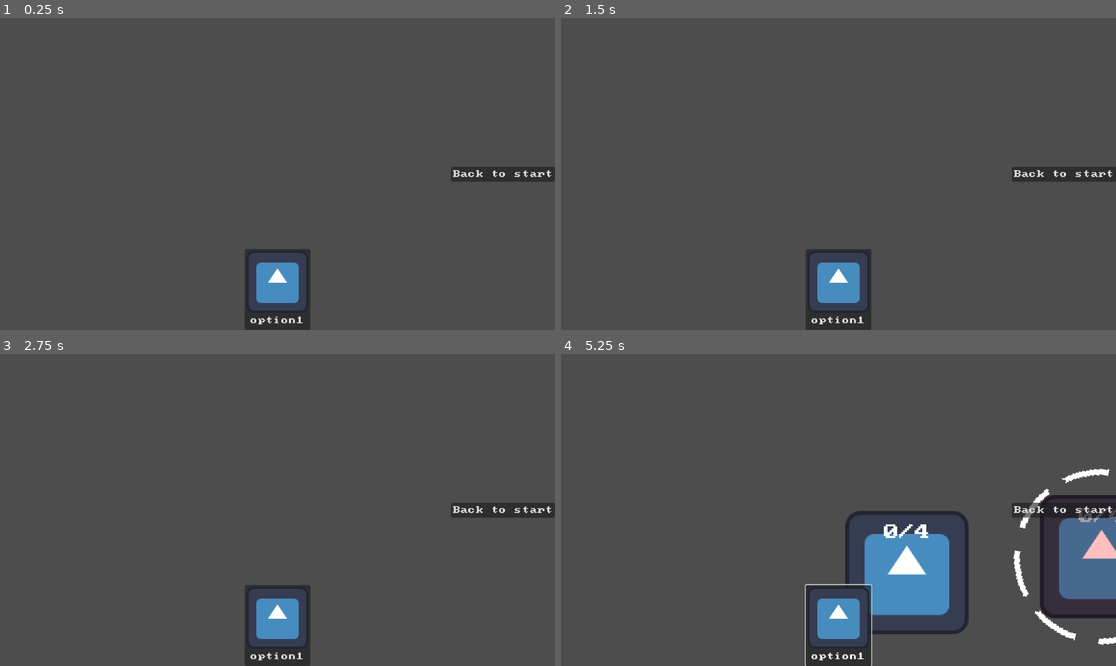
Above: before the commit, frames 1-4 (two rows, left to right).
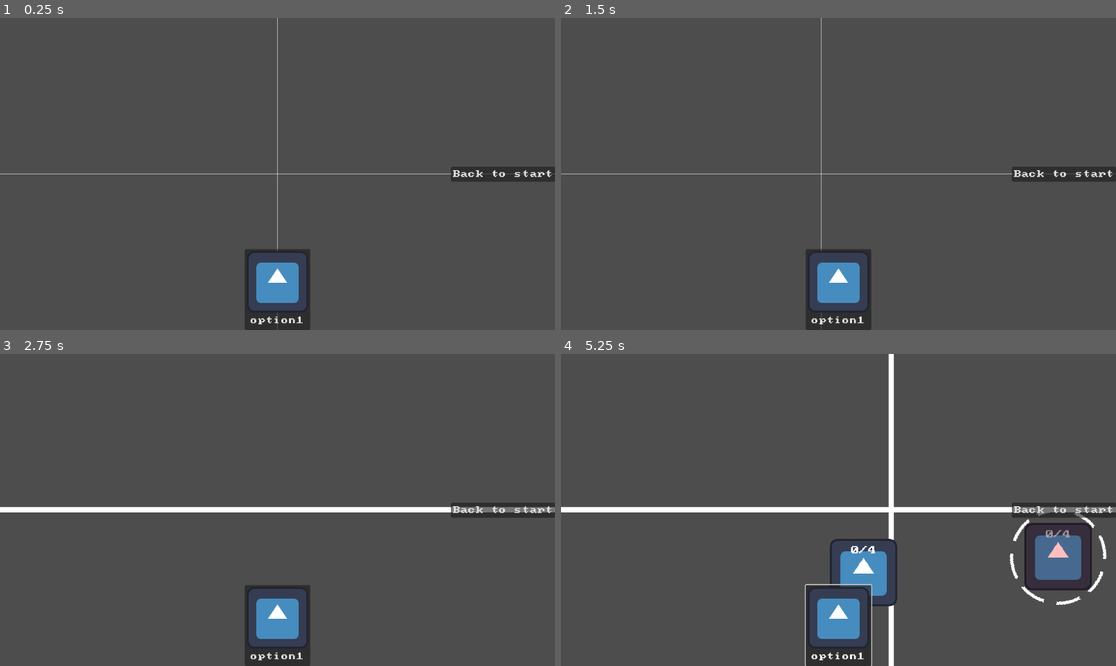
Above: after the commit, the same moments.

Repository: Iviv122/swiatlowod-2
Game: Godot game, scene res://main.tscn
Same seed, same stepped clock (60 frames per second), same inputs: the game is played once before the commit and once after it. The engine's default icon, where the game draws it, is replaced by a stand-in: a white triangle on a blue panel in a dark square.
Inputs (mouse positions are in pixels of both pictures, inside the frame that each line leads up to):
- Up to frame 1 (0.25 s): no input
- Up to frame 2 (1.5 s): tap Enter at 0.5 s; move the mouse to (960, 158) at 0.52 s; press the mouse at (960, 158) at 0.53 s; hold D (right) 0.53-1.25 s; release the mouse at (960, 158) at 1.25 s; drag from (727, 189) to (810, 236) at 1.27 s
- Up to frame 3 (2.75 s): tap Space at 2 s; move the mouse to (333, 441) at 2.02 s; hold D (right) from 2.03 s (still down); hold Mouse wheel up (zoomin) from 2.03 s (still down); click (333, 441) at 2.3 s
- Up to frame 4 (5.25 s): release D (right) at 2.75 s; release Mouse wheel up (zoomin) at 2.75 s; click "Back to start" at 2.75 s; click "option1" at 3.5 s; drag from (810, 572) to (672, 463) at 4.27 s; move the mouse to (1005, 556) at 5.02 s; press the mouse at (1005, 556) at 5.03 s; hold A (left) from 5.03 s (still down); tap Alt at 5.1 s

The runs differ from the first frame. In frame 1, 0.3% of the frame differs, in the area x 0-100%, y 0-100%; in frame 2, 0.3%; in frame 3, 1.7%; in frame 4, 13%.

Commit message:
more messages

Diff:
--- a/main.tscn
+++ b/main.tscn
@@ -55,6 +55,18 @@
 metadata/_custom_type_script = "uid://coyx87dugdujn"
 
 [node name="CameraMove" type="Camera2D" parent="."]
+zoom = Vector2(0.1, 0.1)
 script = ExtResource("6_7mycd")
 Speed = 500.0
 metadata/_custom_type_script = "uid://dumw5oi7t7v2"
+
+[node name="background" type="Node2D" parent="."]
+
+[node name="Line2D" type="Line2D" parent="background"]
+texture_repeat = 2
+points = PackedVector2Array(-10000, 0, 1815.7742, 0, 10000, 0)
+
+[node name="Line2D2" type="Line2D" parent="background"]
+texture_repeat = 2
+points = PackedVector2Array(0, -10000, 0, 10000)
+texture_mode = 1
--- a/objects/component_instance.gd
+++ b/objects/component_instance.gd
@@ -17,7 +17,7 @@
 	neighbours.append(neighbour)
 	updated.emit(self)
 	component.on_connect()
-	get_tree().call_group("pop_text","pop_text",global_position,"+connected",Color.GREEN)
+	PopTextCreatorInstance.pop_text(global_position,"+connected",Color.GREEN)
 
 func _mouse_enter() -> void:
 	selection_circle.appear()
--- a/objects/ui/mouse.gd
+++ b/objects/ui/mouse.gd
@@ -87,8 +87,8 @@
 					current_wire.set_end(result[0].collider)
 					current_wire = null
 				else:
-					#print reason
-					pass
+					PopTextCreatorInstance.pop_text(result[0].collider.global_position,"no space",Color.RED)
+					current_wire.give_error()
 			else:
 				current_wire.give_error()
 	else:
@@ -102,8 +102,7 @@
 
 				get_tree().root.add_child(current_wire)
 			else:
-				# give error
-				pass
+				PopTextCreatorInstance.pop_text(result[0].collider.global_position,"no space",Color.RED)
 
 func stop_wiring():
 	if current_wire:
--- a/project.godot
+++ b/project.godot
@@ -18,6 +18,10 @@
 [autoload]
 
 PopTextCreatorInstance="*res://assets/pop_text_creator_instance.tscn"
+
+[display]
+
+window/size/mode=2
 
 [editor_plugins]
 
